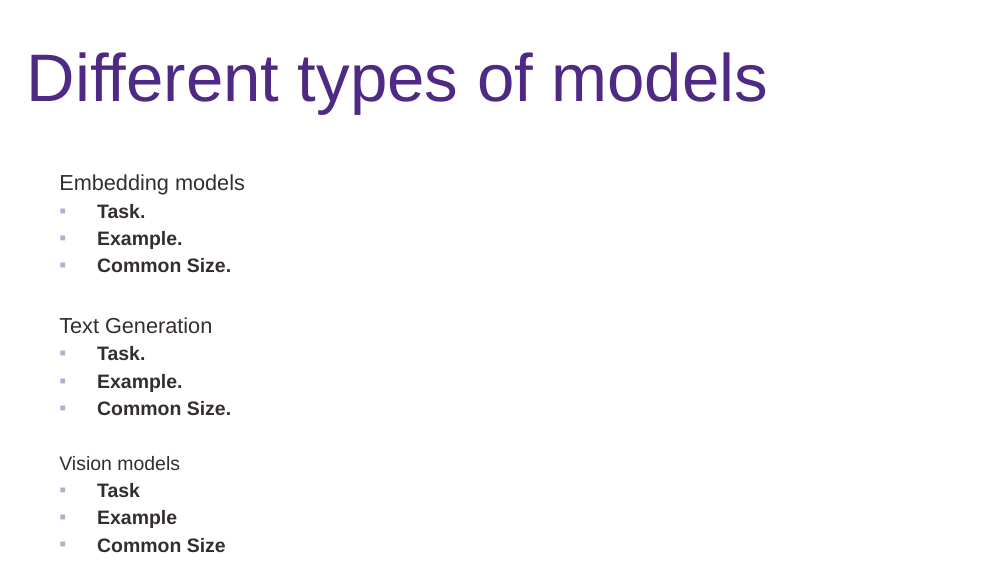
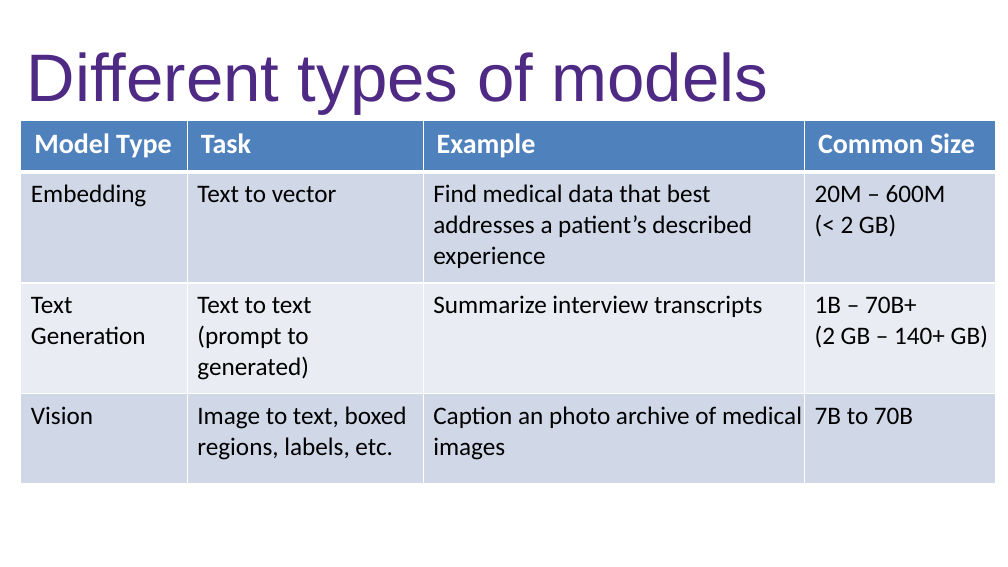
Before and after one commit to nuitrcs/workshop-llms-on-quest, a slide deck: slide 34 of Using LLMs on Quest.pptx. Drawn at 1008x567 pixels with LibreOffice and Linux fonts; fonts in the diff are those of the drawing; background and template pictures are left out. Boxes give left, top, right and bottom in pixels: in the first picture for what was removed or moved away, otherwise in the second. Text is boxed around its words. In the diff, an @@ line names an element or a change of style, - is before the commit and + after.

Commit message:
updating ppt - section on model size

```diff
--- a/Using LLMs on Quest.pptx
+++ b/Using LLMs on Quest.pptx
@@ table added at bbox=[21, 121, 996, 485], 4 rows, 4 columns @@
+Model Type | Task | Example | Common Size
+Embedding | Text to vector | Find medical data that best addresses a patient’s described experience | 20M – 600M / (< 2 GB)
+Text Generation | Text to text / (prompt to generated) | Summarize interview transcripts | 1B – 70B+ / (2 GB – 140+ GB)
+Vision | Image to text, boxed regions, labels, etc. | Caption an photo archive of medical images | 7B to 70B
@@ text removed at bbox=[59, 174, 245, 552] @@
-Embedding models
-▪ Task.
-▪ Example.
-▪ Common Size.
-Text Generation
-▪ Task.
-▪ Example.
-▪ Common Size.
-Vision models
-▪ Task
-▪ Example
-▪ Common Size
```
Also in this commit, not shown: 2 other slides changed, 5 slides added, 1 slide removed.
